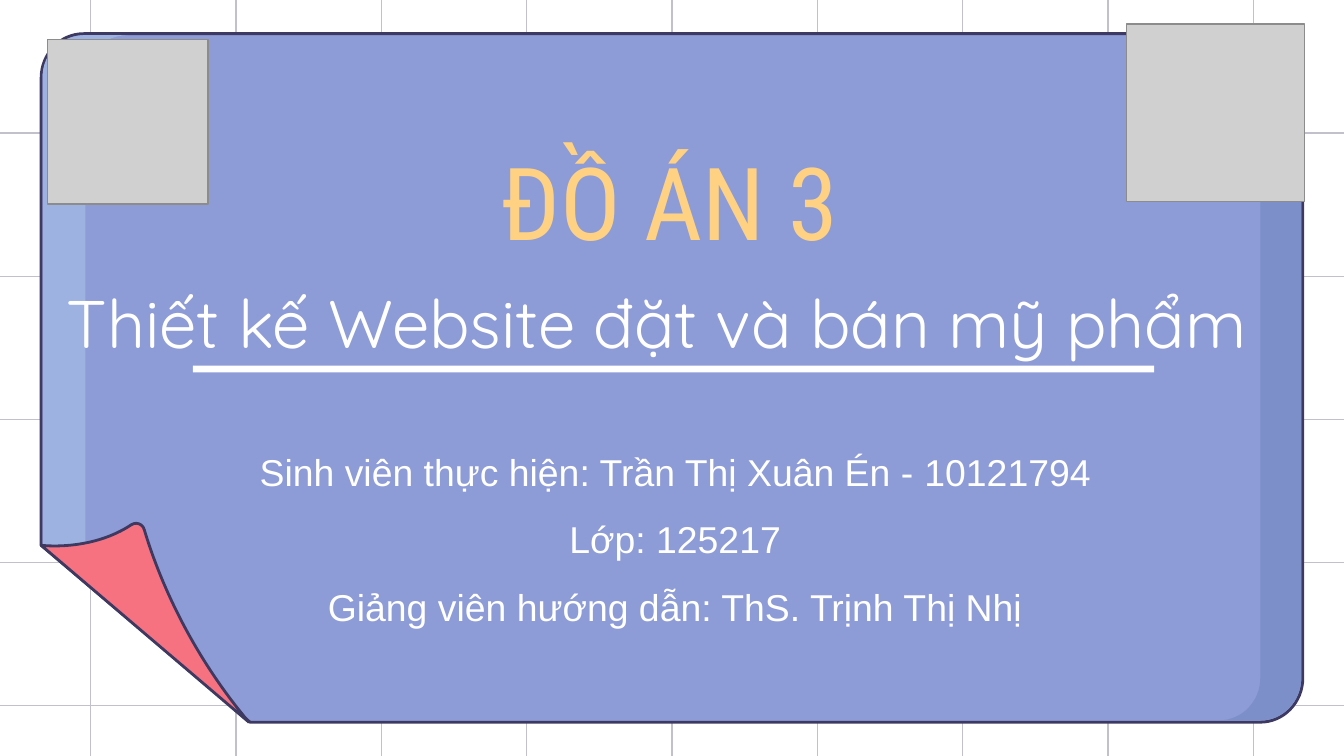
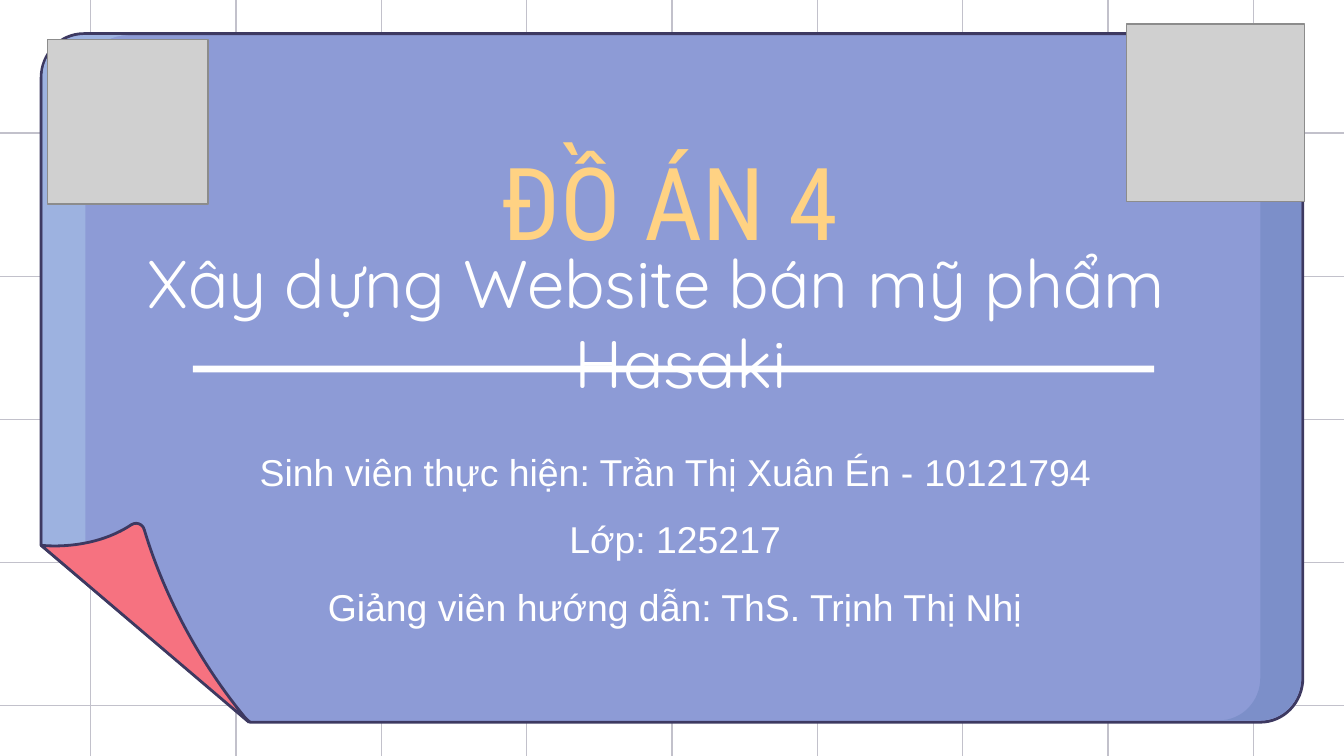
Before and after one commit to xuanen280303/DoAn3_TranThiXuanEn_BanMyPham, a slide deck: slide 1 of pp_DA4_BanMyPham.pptx. Drawn at 1344x756 pixels with LibreOffice and Linux fonts; fonts in the diff are those of the drawing; grey boxes stand for pictures. Boxes give left, top, right and bottom in pixels: in the first picture for what was removed or moved away, otherwise in the second. Text is boxed around its words. In the diff, an @@ line names an element or a change of style, - is before the commit and + after.

```diff
--- a/pp_DA4_BanMyPham.pptx
+++ b/pp_DA4_BanMyPham.pptx
@@ title at [502,148,838,264]: text changed @@
-ĐỒ ÁN 3
+ĐỒ ÁN 4
@@ subtitle at [148,239,1165,389]: text changed @@
-Thiết kế Website đặt và bán mỹ phẩm
+Xây dựng Website bán mỹ phẩm Hasaki
```
Also in this commit, not shown: 2 other slides changed, 16 other files.
